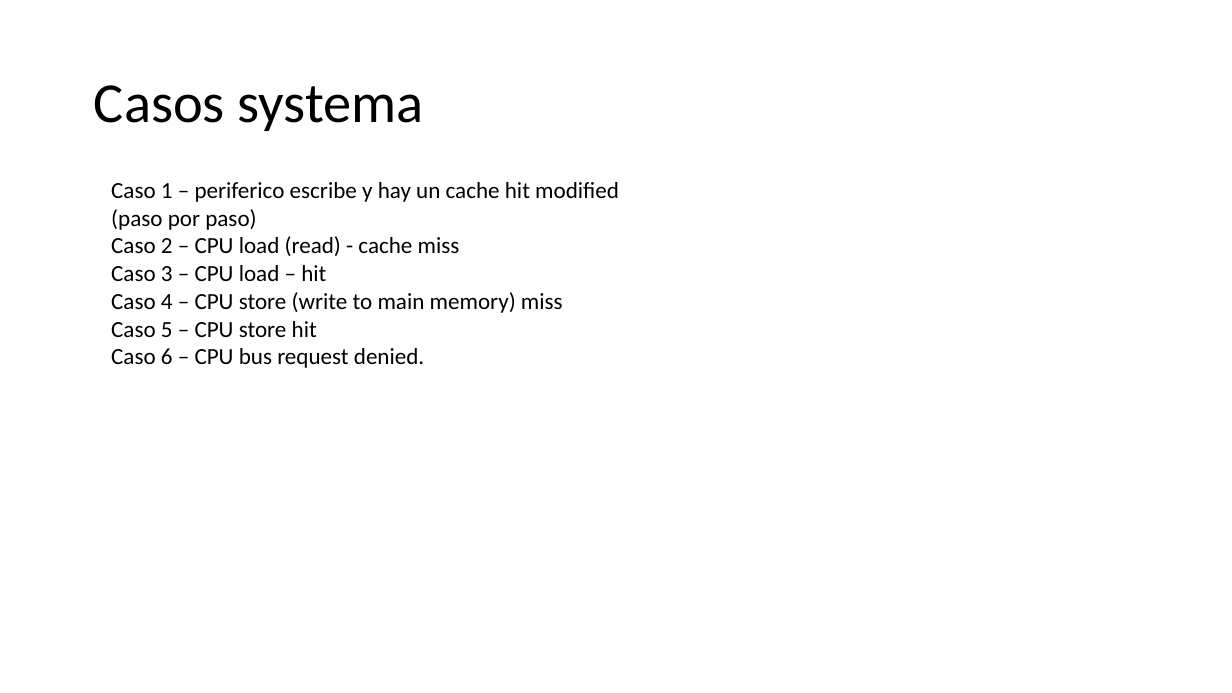
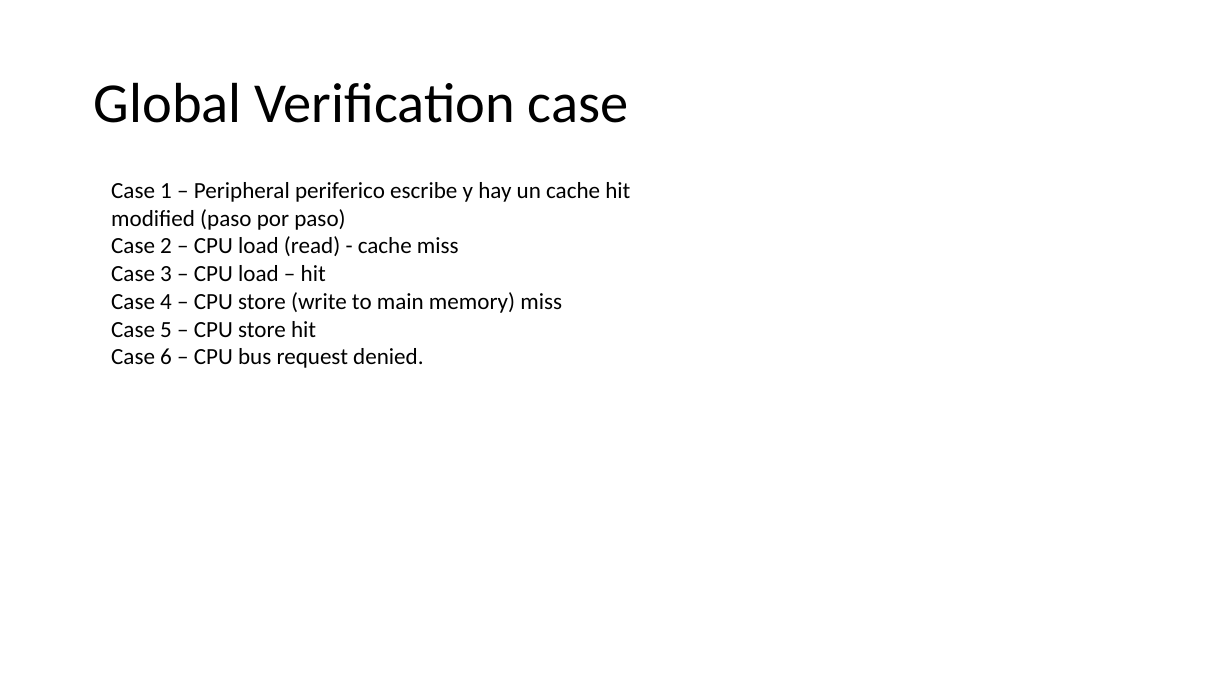
Before and after one commit to md710644/finalarquicompu, a slide deck: slide 23 of Diseno_final_arq.pptx. Drawn at 1232x693 pixels with LibreOffice and Linux fonts; fonts in the diff are those of the drawing. Boxes give left, top, right and bottom in pixels: in the first picture for what was removed or moved away, otherwise in the second. Text is boxed around its words. In the diff, an @@ line names an element or a change of style, - is before the commit and + after.

```diff
--- a/Diseno_final_arq.pptx
+++ b/Diseno_final_arq.pptx
@@ title at (x1=94, y1=82, x2=629, y2=123): text changed @@
-Casos systema
+Global Verification case
@@ text at (x1=111, y1=182, x2=630, y2=368): text changed @@
-Caso 1 – periferico escribe y hay un cache hit modified (paso por paso)
-Caso 2 – CPU load (read) - cache miss
-Caso 3 – CPU load – hit
-Caso 4 – CPU store (write to main memory) miss
-Caso 5 – CPU store hit
-Caso 6 – CPU bus request denied.
+Case 1 – Peripheral periferico escribe y hay un cache hit modified (paso por paso)
+Case 2 – CPU load (read) - cache miss
+Case 3 – CPU load – hit
+Case 4 – CPU store (write to main memory) miss
+Case 5 – CPU store hit
+Case 6 – CPU bus request denied.
```
Also in this commit, not shown: 1 other slide changed, 4 slides added, 2 slides removed.
